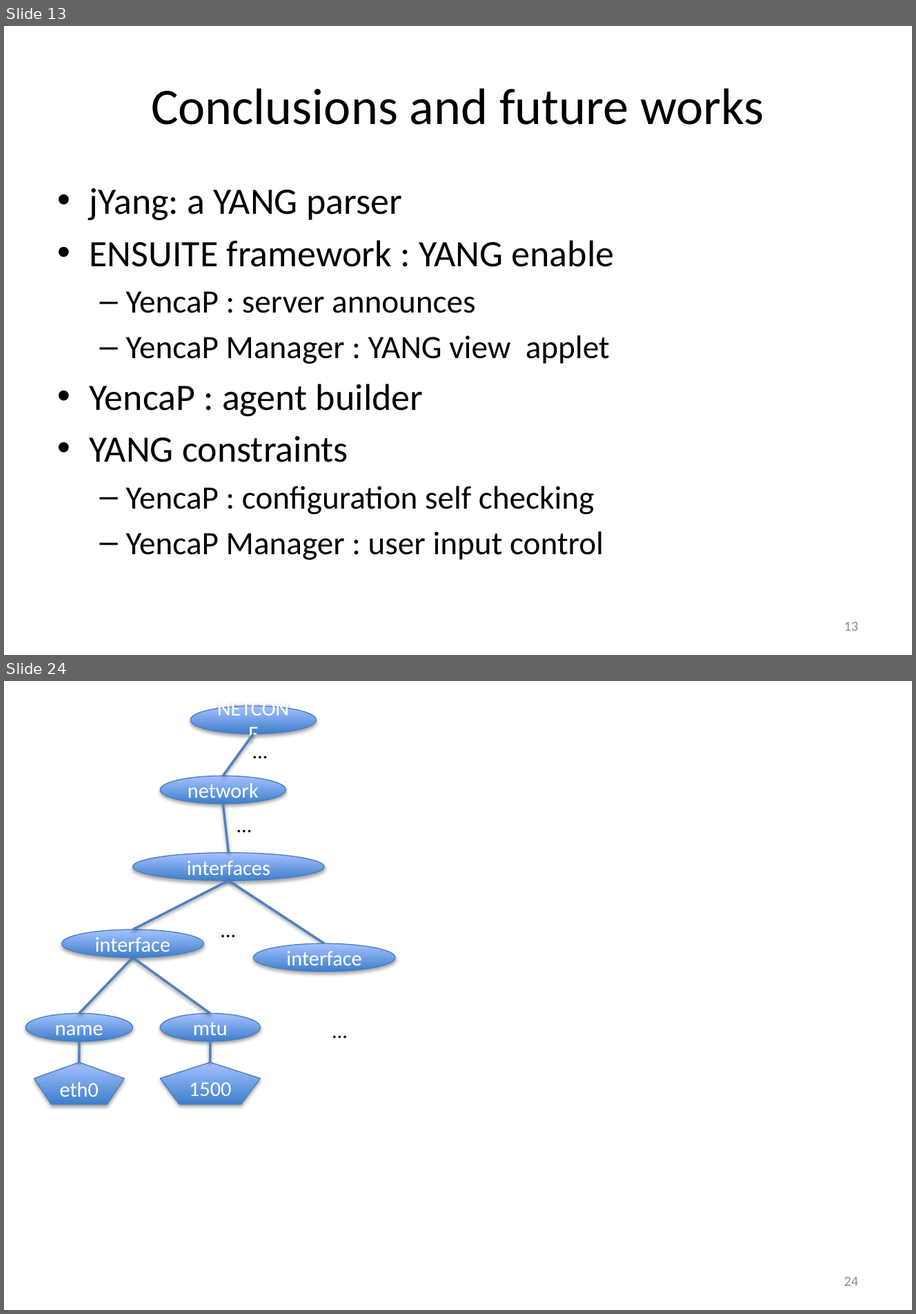
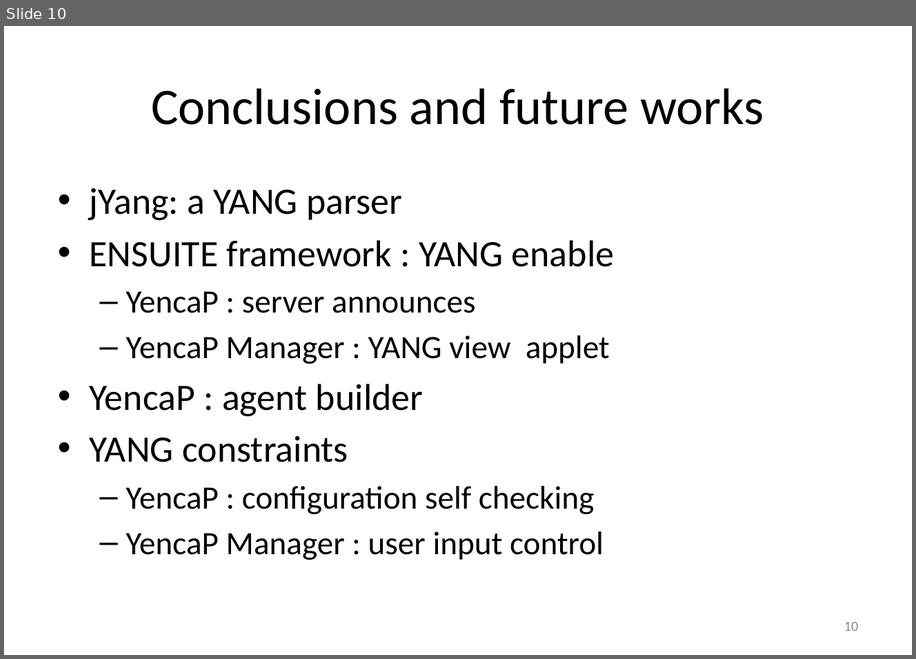
Before and after one commit to AaronNGray/jYang, a slide deck: yang-manager/reports/YangArchiAnimatedCameraReady2.pptx. Shown one above the other, each under a label of ours: slides 13 and 24 before the commit, slide 10 after it; the slides between them are not shown. The pictures are 916x1314 and 916x659 pixels, drawn with LibreOffice and Linux fonts; fonts in the diff are those of the drawing. Boxes give left, top, right and bottom in pixels: in the first picture for what was removed or moved away, otherwise in the second. Text is boxed around its words. In the diff, an @@ line names an element or a change of style, - is before the commit and + after.

```diff
--- a/yang-manager/reports/YangArchiAnimatedCameraReady2.pptx
+++ b/yang-manager/reports/YangArchiAnimatedCameraReady2.pptx
@@ slide 24 removed at (4, 681, 912, 1310), background #FFFFFF @@
@@ ellipse removed at (190, 706, 316, 734) @@
-NETCONF
@@ line removed from (253, 734) to (223, 776) @@
@@ text removed at (245, 734, 277, 767) @@
-…
@@ ellipse removed at (160, 776, 286, 803) @@
-network
@@ line removed from (223, 803) to (229, 853) @@
@@ text removed at (229, 807, 261, 841) @@
-…
@@ ellipse removed at (133, 853, 325, 880) @@
-interfaces
@@ line removed from (229, 880) to (133, 929) @@
@@ line removed from (229, 880) to (324, 943) @@
@@ text removed at (213, 912, 245, 946) @@
-…
@@ ellipse removed at (62, 929, 203, 957) @@
-interface
@@ ellipse removed at (253, 943, 395, 971) @@
-interface
@@ line removed from (133, 958) to (79, 1013) @@
@@ line removed from (133, 958) to (210, 1013) @@
@@ ellipse removed at (26, 1013, 133, 1040) @@
-name
@@ ellipse removed at (160, 1013, 260, 1040) @@
-mtu
@@ text removed at (324, 1013, 356, 1047) @@
-…
@@ line removed from (79, 1042) to (79, 1063) @@
@@ line removed from (210, 1042) to (210, 1063) @@
@@ pentagon removed at (34, 1063, 125, 1105) @@
-eth0
@@ pentagon removed at (160, 1063, 260, 1105) @@
-1500
@@ page number removed at (844, 1276, 858, 1285) @@
-24
@@ what was slide 13 is now slide 10 @@
@@ page number at (844, 621, 858, 630): text changed @@
-13
+10
```
Also in this commit, not shown: 7 slides changed, 1 slide added, 11 other slides removed, 4 other files.
